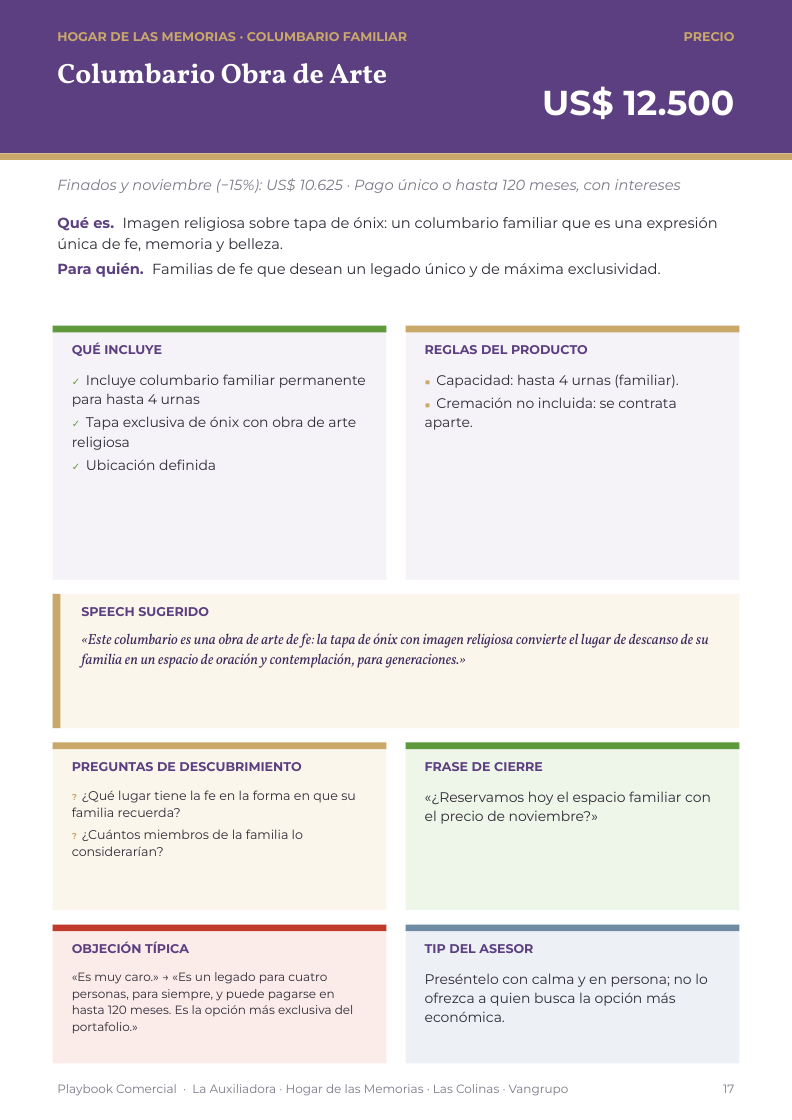
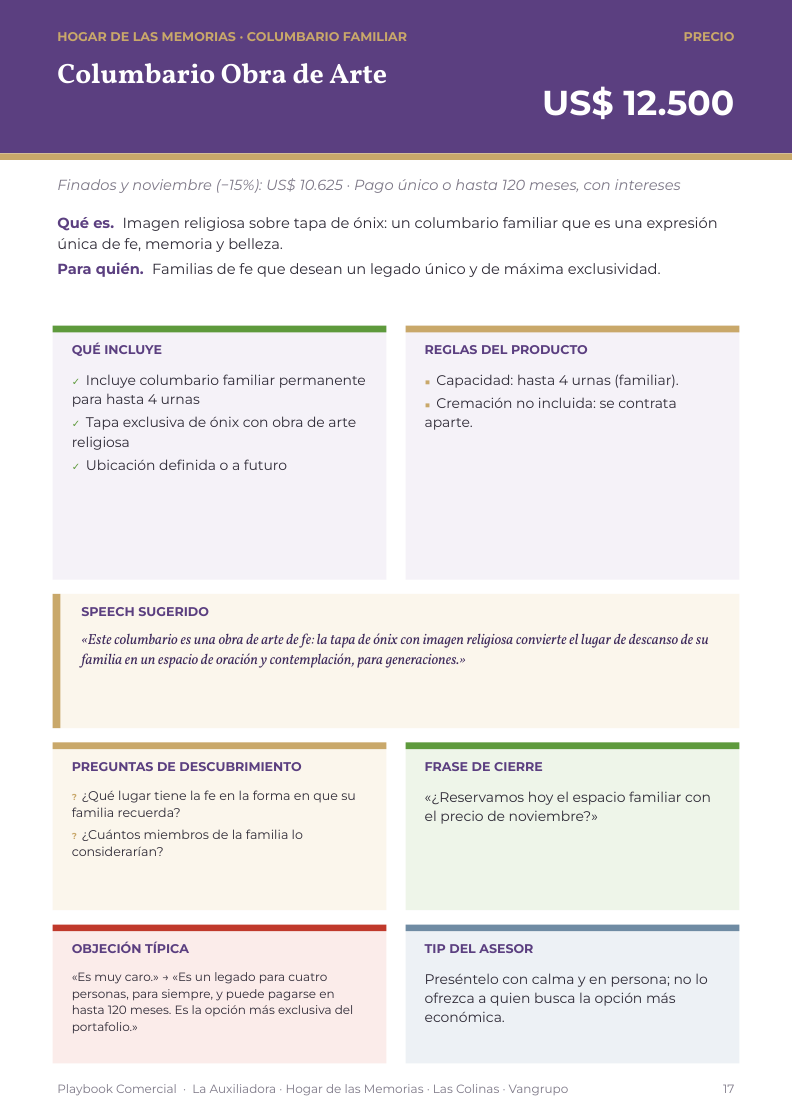
Before and after one commit to os267/teste, a slide deck: slide 17 of playbook/salida/Playbook_Comercial_Cremacion_Vangrupo_Vertical.pptx. Drawn at 792x1120 pixels with LibreOffice and Linux fonts; fonts in the diff are those of the drawing. Boxes give left, top, right and bottom in pixels: in the first picture for what was removed or moved away, otherwise in the second. Text is boxed around its words. In the diff, an @@ line names an element or a change of style, - is before the commit and + after.

```diff
--- a/playbook/salida/Playbook_Comercial_Cremacion_Vangrupo_Vertical.pptx
+++ b/playbook/salida/Playbook_Comercial_Cremacion_Vangrupo_Vertical.pptx
@@ text at (x1=86, y1=459, x2=287, y2=470): text changed @@
-✓ Ubicación definida
+✓ Ubicación definida o a futuro
```
Also in this commit, not shown: 1 other slide changed, 7 other files.
